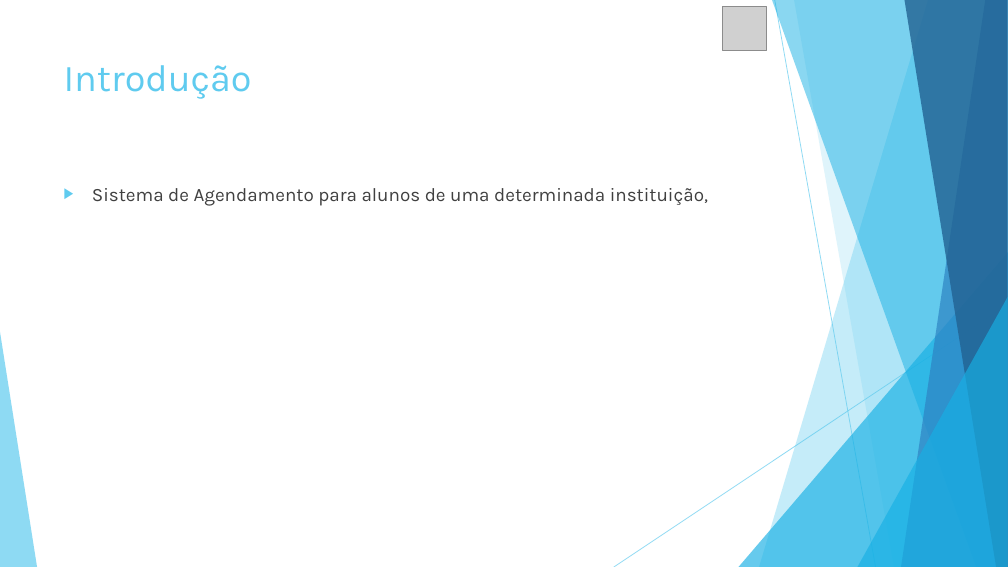
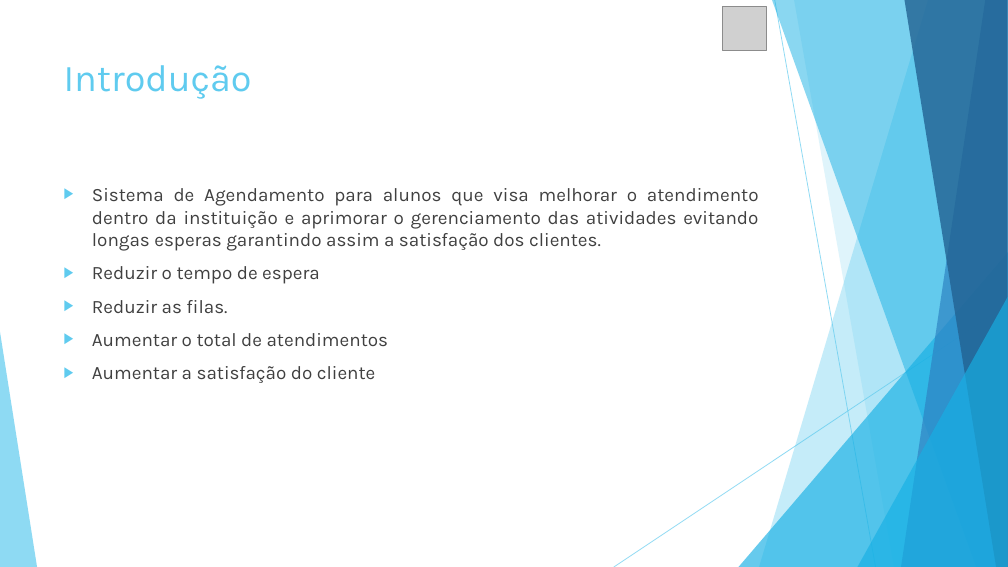
Before and after one commit to julioxrs/PROVA-TIME-B, a slide deck: slide 2 of Documentação/Apresentação/Sistema de Agendamento.pptx. Drawn at 1008x567 pixels with LibreOffice and Linux fonts; fonts in the diff are those of the drawing; grey boxes stand for pictures. Boxes give left, top, right and bottom in pixels: in the first picture for what was removed or moved away, otherwise in the second. Text is boxed around its words. In the diff, an @@ line names an element or a change of style, - is before the commit and + after.

```diff
--- a/Documentação/Apresentação/Sistema de Agendamento.pptx
+++ b/Documentação/Apresentação/Sistema de Agendamento.pptx
@@ text at (92, 188, 759, 383): text changed @@
-▶ Sistema de Agendamento para alunos de uma determinada instituição,
+▶ Sistema de Agendamento para alunos que visa melhorar o atendimento dentro da instituição e aprimorar o gerenciamento das atividades evitando longas esperas garantindo assim a satisfação dos clientes.
+▶ Reduzir o tempo de espera
+▶ Reduzir as filas.
+▶ Aumentar o total de atendimentos
+▶ Aumentar a satisfação do cliente
```
Also in this commit, not shown: 1 other slide changed.
